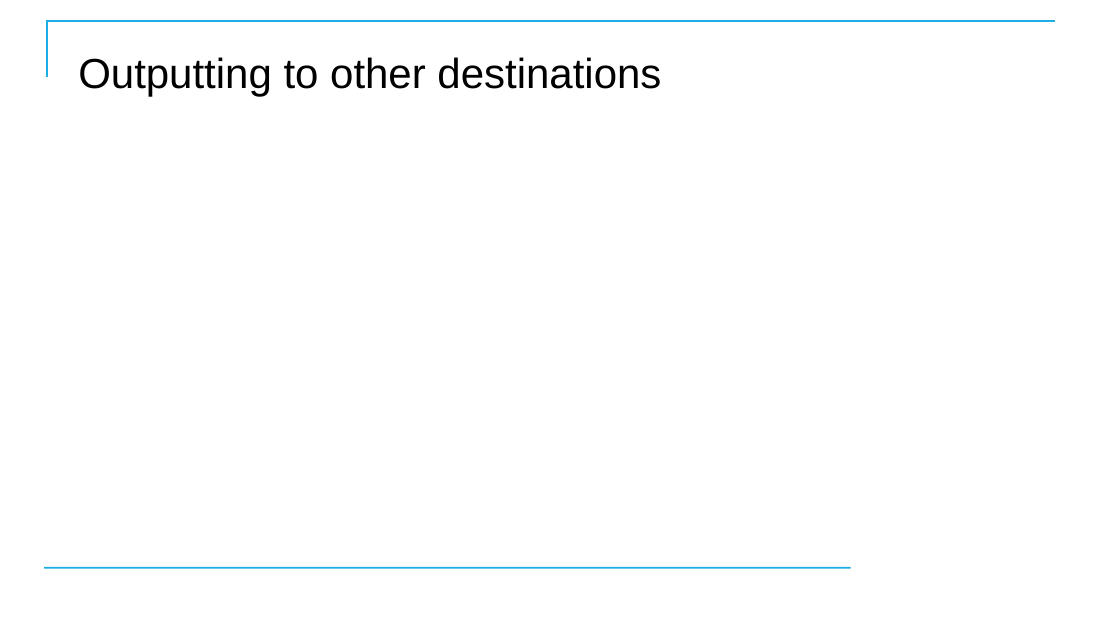
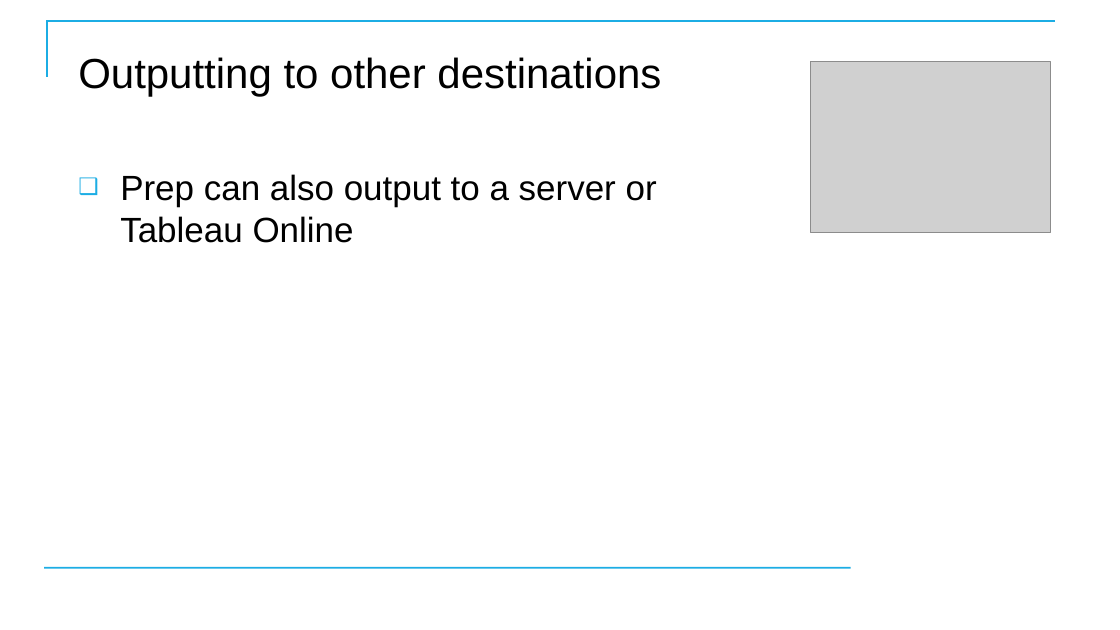
Before and after one commit to CostelloTechnicalConsulting/XTBP10---Tableau-Prep-Introduction, a slide deck: slide 96 of ppt/TableauPrepBuilderIntroV1_1.pptx. Drawn at 1120x630 pixels with LibreOffice and Linux fonts; fonts in the diff are those of the drawing; grey boxes stand for pictures; background and template pictures are left out. Boxes give left, top, right and bottom in pixels: in the first picture for what was removed or moved away, otherwise in the second. Text is boxed around its words. In the diff, an @@ line names an element or a change of style, - is before the commit and + after.

```diff
--- a/ppt/TableauPrepBuilderIntroV1_1.pptx
+++ b/ppt/TableauPrepBuilderIntroV1_1.pptx
@@ picture added at <box>811,61,1050,232</box> @@
@@ text added at <box>120,174,657,243</box>, 30 pt, text #000000 @@
+❑ Prep can also output to a server or Tableau Online
```
Also in this commit, not shown: 4 other slides changed, 1 slide added, 1 slide removed, 1 other file.
